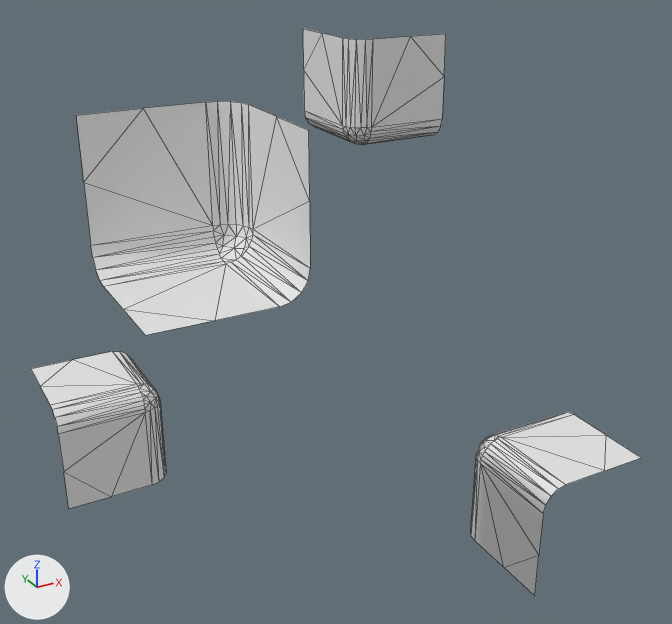
The OBJ model workshops/w6_polygonization/data/bmc/bmc_tiles/t_105.obj: old version first, new version second.
The view is the same before and after, from a 50 mm lens placed at (-0.823, -1.618, 0.781), pointed at (0.049, -0.033, -0.011). Arrows for +X, +Y and +Z are at lower left; the lights stay in place. Mesh edges are drawn as thin lines. Where no turn or scale is listed for an object, it has been applied to the vertices.

The first picture shows 't_105'.
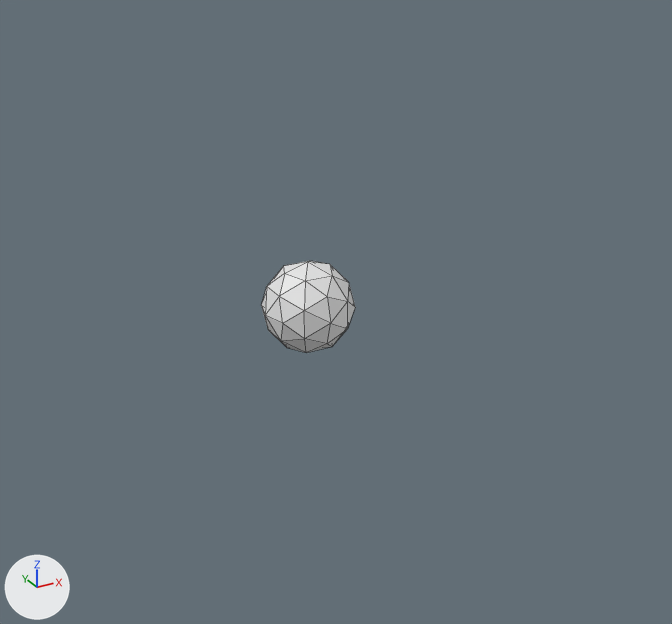
Where the change shows, as pixel boxes [x1, y1, x2, y2] in the pictures (672 x 624 px):
't_105', reshaped (84% narrower, 84% shorter)
    before: [31, 29, 641, 596]
    after: [261, 261, 355, 353]
part 1 of me_t_105, added
    after: [261, 261, 355, 353]
part 2 of me_t_105, deleted
    before: [303, 29, 446, 144]
part 3 of me_t_105, deleted
    before: [471, 412, 641, 596]
part 4 of me_t_105, deleted
    before: [76, 101, 310, 335]
part 5 of me_t_105, deleted
    before: [31, 351, 166, 509]

What changed in the scene script:
```text
Change me_t_105:
    where me_t_105.from_pydata(...)  # 208 vertices, 312 faces; spans x -0.5..0.5, y -0.5..0.5, z -0.5..0.5
    used by ob_t_105; location = (0.0, 0.0, 0.0)
    me_t_105 part 1: a new loose piece, an icosphere of 80 faces spanning x -0.1..0.1, y -0.1..0.1, z -0.1..0.1
    me_t_105 part 2: the loose piece of 52 vertices spanning x 0.25..0.5, y 0.25..0.5, z 0.25..0.5 is deleted
    me_t_105 part 3: the loose piece of 52 vertices spanning x 0.25..0.5, y -0.5..-0.25, z -0.5..-0.25 is deleted
    me_t_105 part 4: the loose piece of 52 vertices spanning x -0.5..-0.25, y -0.5..-0.25, z 0.25..0.5 is deleted
    me_t_105 part 5: the loose piece of 52 vertices spanning x -0.5..-0.25, y 0.25..0.5, z -0.5..-0.25 is deleted
```
